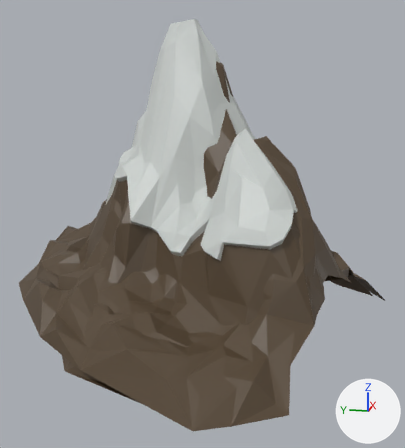
The FBX model Hiraeth/Assets/Models/SM_HoleTemple.fbx, before and after one commit.
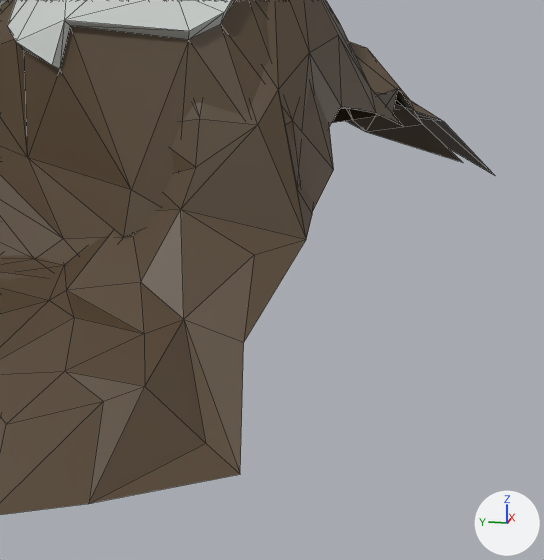
Each version appears first whole from a camera (50 mm lens) standing at (-199.1, -44.5, 28.5) and looking at (-3.0, -5.3, -20.5), and next in a close-up on the part from 49% to 100% of the width and 52% to 100% of the height. The lights are fixed; the arrows at lower right show +X, +Y and +Z. The close-ups show mesh edges as thin lines. Where no turn or scale is listed for an object, it has been applied to the vertices.

Objects in the first close-up: 'SM_Env_HillSnow_04', 'SM_Env_Hill_04'.
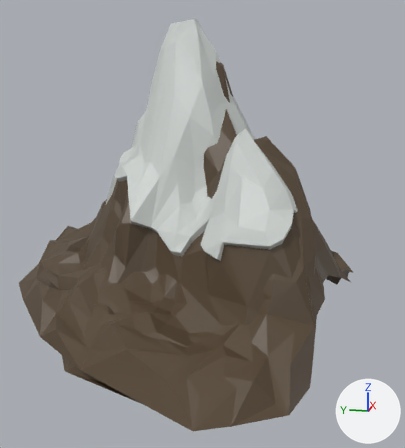
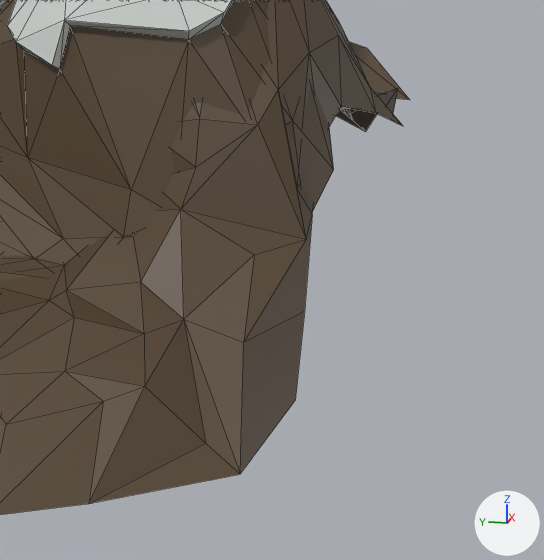
Edits to the bpy script that builds the scene:
```text
Change me_mesh:
    used by ob_sm_env_hillsnow_04; location = (5.8, -5.0, -50.9)
    remove me_mesh.from_pydata(...)  # 549 vertices, 1046 faces; spans x -84.0..84.0, y -69.0..76.0, z 0.0..102.0
    add me_mesh.from_pydata(...)  # 539 vertices, 1022 faces; spans x -84.0..84.0, y -57.0..76.0, z 0.0..102.0
    me_mesh part 3
    10 vertices are removed from x -19.0..21.0, y -69.0..-37.0, z 0.0..13.0
    24 faces are deleted
Change me_mesh_001:
    used by ob_sm_env_hill_04; location = (-0.5, 0.0, -47.5)
    verts and faces of me_mesh_001; kept vertices keep their numbers, new ones are numbered from 493
    before: 181 (-78.0, -41.0, 0.0) at pixel (240, 474), 251 (-57.0, -46.0, 14.0) at pixel (306, 239), 252 (-68.0, -41.0, 8.0) at pixel (243, 342), 335 (-54.0, -47.0, 16.0) at pixel (312, 214)
    before: 479 (7.0, -58.0, 9.0), 480 (-2.0, -58.0, 13.0) at pixel (398, 87), 484 (17.0, -55.0, 0.0) at pixel (365, 131), 485 (7.0, -63.0, 5.0) at pixel (422, 124), 486 (7.0, -69.0, 0.0) at pixel (463, 162)
    remove me_mesh_001.from_pydata(...)  # 493 vertices, 949 faces; spans x -89.0..88.0, y -69.0..80.0, z 0.0..84.0
    add me_mesh_001.from_pydata(...)  # 476 vertices, 898 faces; spans x -89.0..88.0, y -58.0..80.0, z 0.0..84.0
    me_mesh_001 part 1
    add verts[493] = (-60.0, -47.0, 8.0)  # pixel (304, 310)
    add verts[494] = (-64.0, -46.0, 0.0)  # pixel (295, 400)
    add faces += [(251, 252, 493, 335), (181, 494, 493, 252)]
    me_mesh_001 part 2
    add delete_vertices([485, 486])  # with the faces that use them
```

Where the change shows, as pixel boxes (x1, y1, x2, y2) in the close-ups (544 x 560 px):
'SM_Env_Hill_04', reshaped
    before: (0, 0, 462, 515)
    after: (0, 0, 403, 515)
'SM_Env_HillSnow_04', reshaped
    before: (0, 0, 494, 280)
    after: (0, 0, 410, 280)
part 1 of me_mesh_001, added (brown)
    after: (240, 218, 312, 474)
part 2 of me_mesh_001, deleted
    before: (366, 88, 462, 162)
part 3 of me_mesh, deleted
    before: (332, 100, 494, 175)
